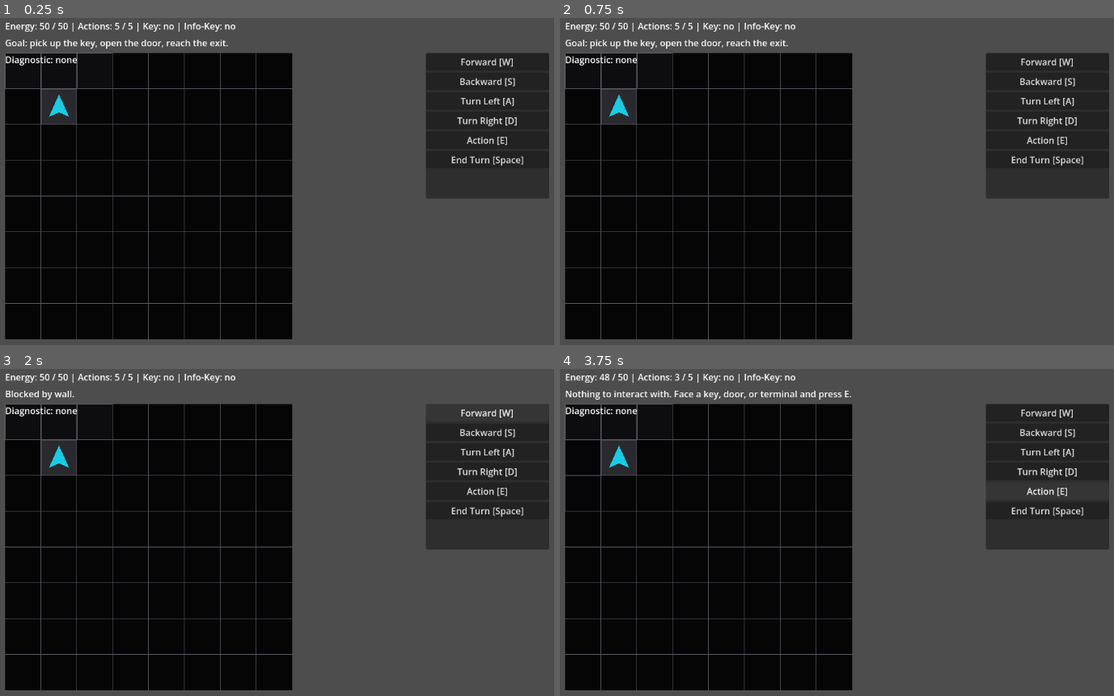
Above: before the commit, frames 1-4 (two rows, left to right).
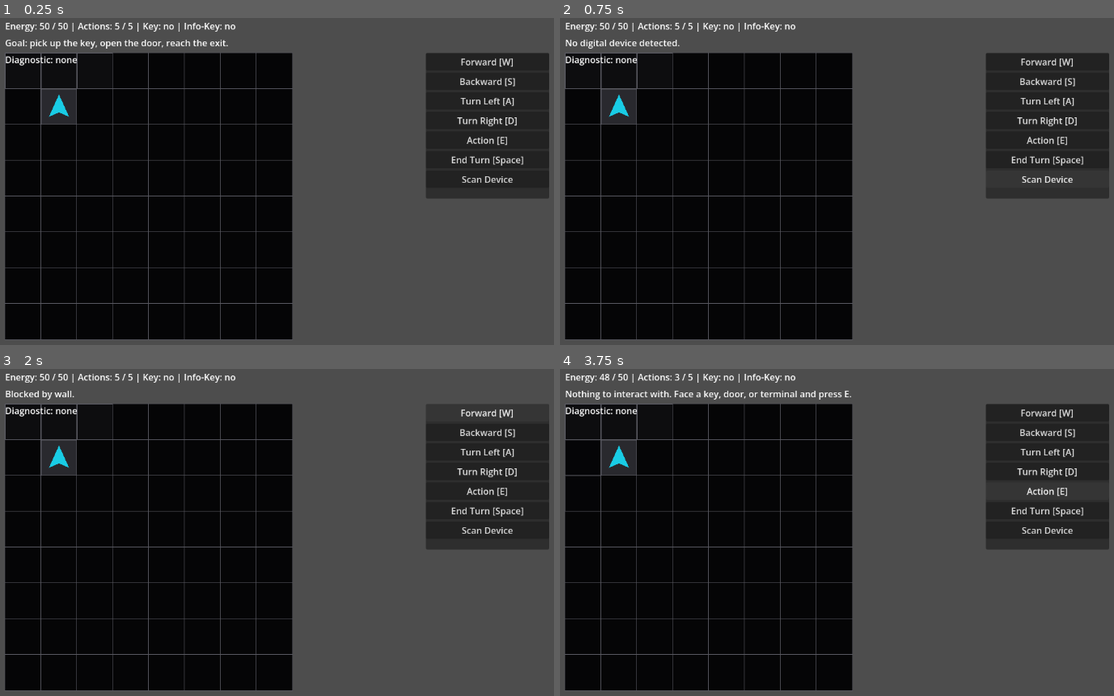
Above: after the commit, the same moments.

Repository: JUSTConnect/bibop
Game: Godot game, scene res://scenes/main.tscn
The game is run twice, just before and just after one commit, with the same random seed, the same clock (stepped at 60 frames per second) and the same inputs.
Inputs (mouse positions are in pixels of both pictures, inside the frame that each line leads up to):
- Up to frame 1 (0.25 s): no input
- Up to frame 2 (0.75 s): click (1047, 178) at 0.5 s, where only the run after the commit has a clickable "Scan Device"
- Up to frame 3 (2 s): click "Forward [W]" at 1.25 s
- Up to frame 4 (3.75 s): click "Turn Left [A]" at 2 s; click "Turn Right [D]" at 2.75 s; click "Action [E]" at 3.5 s

The runs differ from the first frame. In frame 1, less than 0.1% of the frame differs, in the area x 83-93%, y 48-51%; in frame 2, 0.5%, in the area x 1-93%, y 6-51%; in frame 3, less than 0.1%; in frame 4, less than 0.1%.
Error after the commit: Invalid access to property or key 'device' on a base object of type 'Resource (DiagnosticResult)'. (res://scripts/ui/game_ui.gd:206)

Commit message:
BIB-257 add scan device action and UI command

Diff:
--- a/scripts/bipob/bipob_controller.gd
+++ b/scripts/bipob/bipob_controller.gd
@@ -553,6 +553,32 @@
 	spend_action(1, 1)
 	print("Digital door opened.")
 	hint_requested.emit("Digital door opened.")
+	status_changed.emit()
+
+
+func scan_device() -> void:
+	if mission_finished:
+		return
+
+	if not can_spend_action(1, 1):
+		return
+
+	var device := get_facing_device_definition()
+	if device == null:
+		var blocked_result := DiagnosticResult.new()
+		blocked_result.status = DiagnosticResult.STATUS_BLOCKED
+		blocked_result.device_name = "Unknown"
+		blocked_result.reason = "No digital device detected."
+		blocked_result.recommendation = "Face a terminal or digital door and scan again."
+		blocked_result.estimated_risk = "none"
+		last_diagnostic_result = blocked_result
+		hint_requested.emit("No digital device detected.")
+		status_changed.emit()
+		return
+
+	spend_action(1, 1)
+	evaluate_facing_device_capability()
+	hint_requested.emit("Scan complete: " + last_diagnostic_result.get_status_text())
 	status_changed.emit()
 
 func interact() -> void:
--- a/scripts/ui/game_ui.gd
+++ b/scripts/ui/game_ui.gd
@@ -25,6 +25,8 @@
 @onready var turn_right_button: Button = $CommandPanel/CommandList/TurnRightButton
 @onready var interact_button: Button = $CommandPanel/CommandList/InteractButton
 @onready var end_turn_button: Button = $CommandPanel/CommandList/EndTurnButton
+
+var scan_device_button: Button
 
 func _ready() -> void:
 	status_label.position = Vector2(100, 20)
@@ -52,6 +54,15 @@
 	interact_button.focus_mode = Control.FOCUS_NONE
 	end_turn_button.focus_mode = Control.FOCUS_NONE
 
+	scan_device_button = Button.new()
+	scan_device_button.name = "ScanDeviceButton"
+	scan_device_button.text = "Scan Device"
+	scan_device_button.focus_mode = Control.FOCUS_NONE
+	var command_list := command_panel.get_node_or_null("CommandList")
+	if command_list != null:
+		command_list.add_child(scan_device_button)
+		scan_device_button.pressed.connect(_on_scan_device_button_pressed)
+
 	move_forward_button.pressed.connect(_on_move_forward_pressed)
 	move_backward_button.pressed.connect(_on_move_backward_pressed)
 	turn_left_button.pressed.connect(_on_turn_left_pressed)
@@ -146,6 +157,12 @@
 func _on_interact_pressed() -> void:
 	bipob.interact()
 	update_status()
+
+func _on_scan_device_button_pressed() -> void:
+	bipob.scan_device()
+	update_status()
+	update_diagnostic_status()
+	update_box_status()
 
 func _on_end_turn_pressed() -> void:
 	bipob.end_turn()
